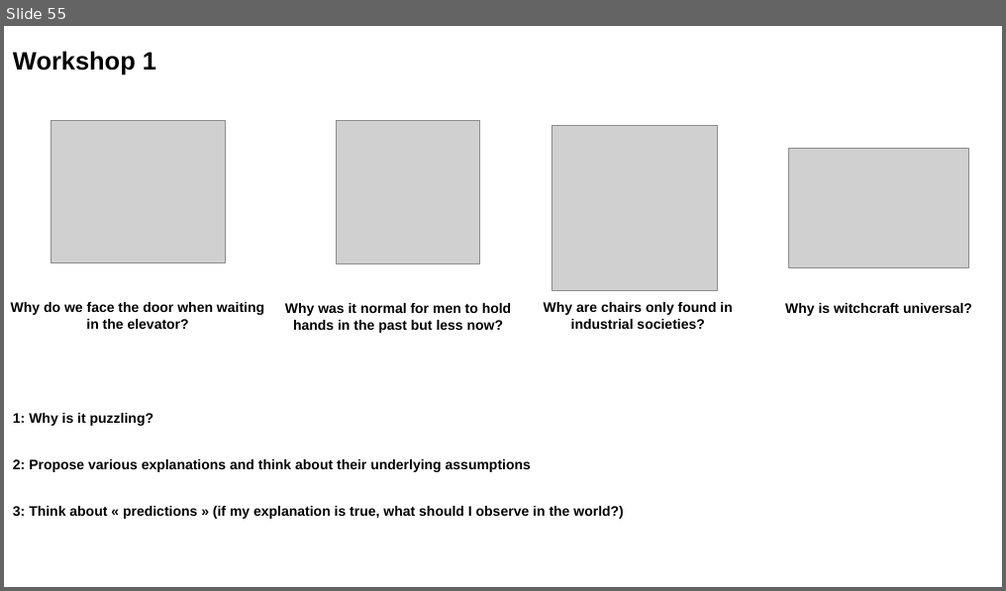
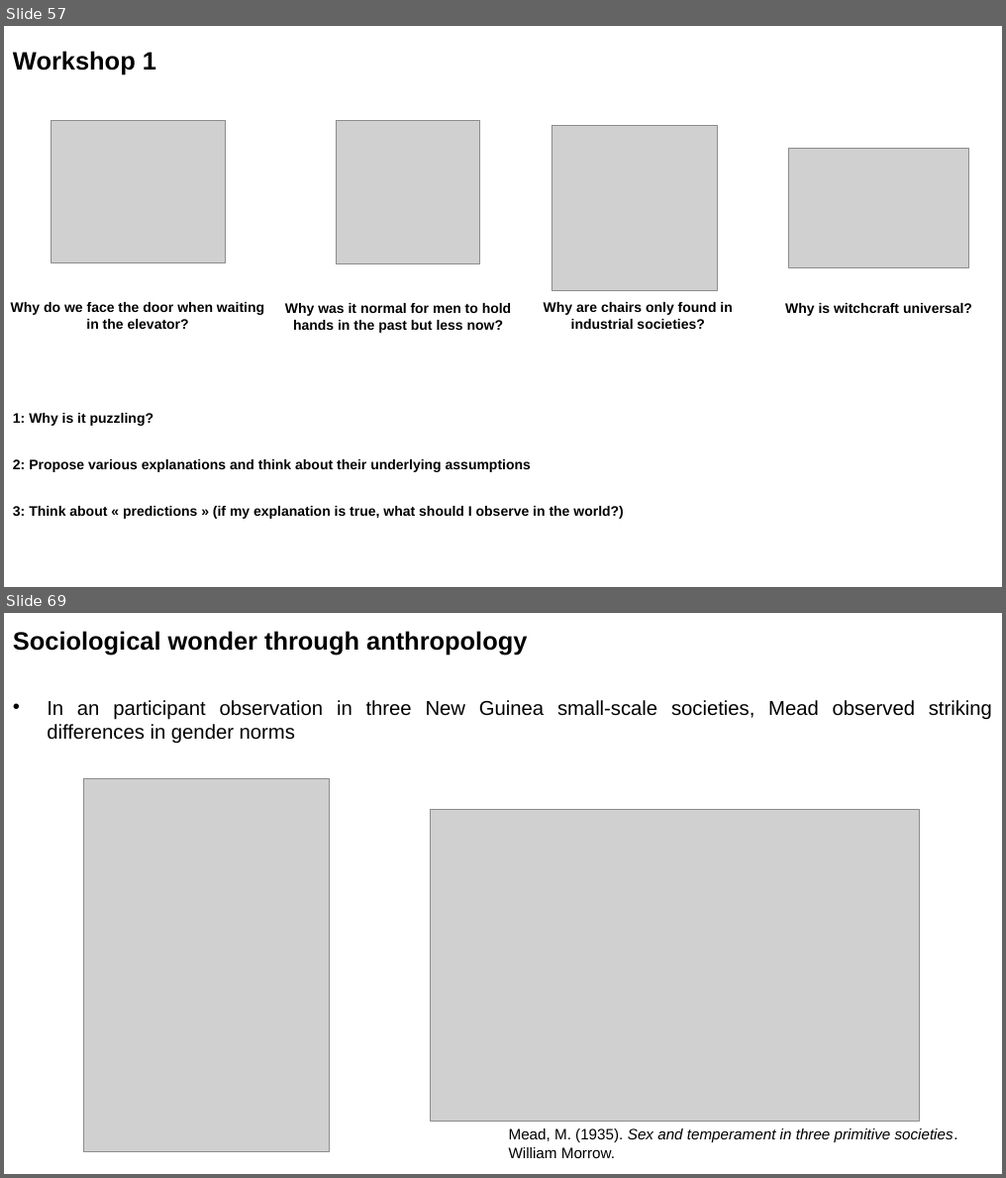
Before and after one commit to aminelasso/SOC501-2026, a slide deck: Week 1/Week 1.pptx. Shown one above the other, each under a label of ours: slide 55 before the commit, slides 57 and 69 after it; the slides between them are not shown. The pictures are 1006x591 and 1006x1178 pixels, drawn with LibreOffice and Linux fonts; fonts in the diff are those of the drawing; grey boxes stand for pictures. Boxes give left, top, right and bottom in pixels: in the first picture for what was removed or moved away, otherwise in the second. Text is boxed around its words. In the diff, an @@ line names an element or a change of style, - is before the commit and + after.

```diff
--- a/Week 1/Week 1.pptx
+++ b/Week 1/Week 1.pptx
@@ slide 69 added at bbox=[4, 613, 1002, 1174], background #FFFFFF @@
@@ text added at bbox=[13, 631, 527, 656], 20 pt, text #000000, bold @@
+Sociological wonder through anthropology
@@ text added at bbox=[47, 700, 992, 744], 16 pt, text #000000 @@
+• In an participant observation in three New Guinea small-scale societies, Mead observed striking differences in gender norms
@@ picture added at bbox=[83, 778, 329, 1153] @@
@@ picture added at bbox=[430, 809, 919, 1121] @@
@@ text added at bbox=[509, 1129, 958, 1158], 12 pt, text #000000, italic @@
+Mead, M. (1935). Sex and temperament in three primitive societies. William Morrow.
@@ what was slide 55 is now slide 57 @@
```
Also in this commit, not shown: 3 slides changed, 35 other slides added, 1 slide removed, 2 other files.
